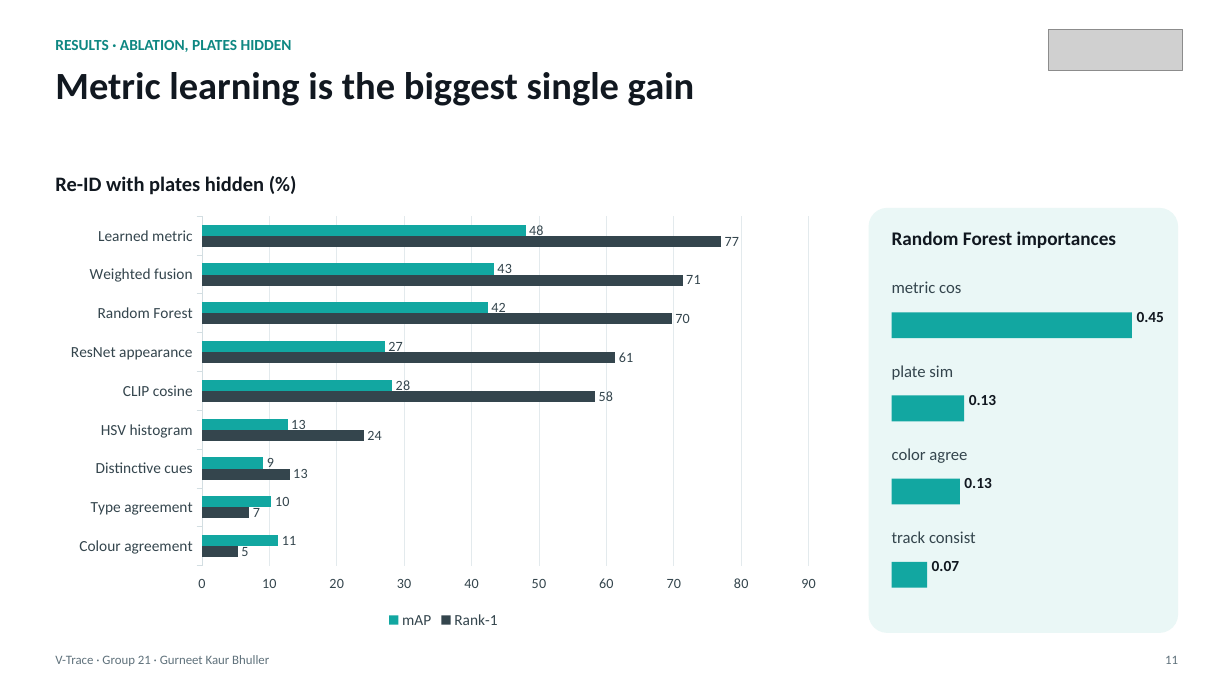
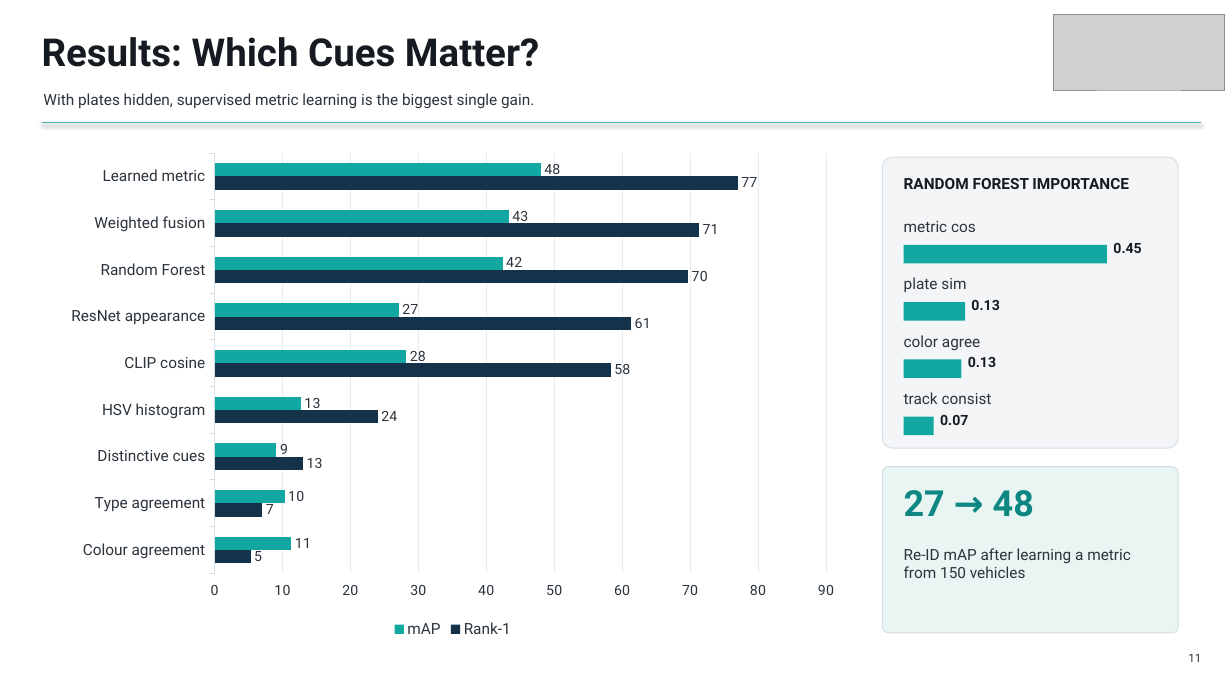
Before and after one commit to GurneetKB/V-Trace, a slide deck: slide 11 of deliverables/V-Trace_Final_Presentation.pptx. Drawn at 1232x693 pixels with LibreOffice and Linux fonts; fonts in the diff are those of the drawing; grey boxes stand for pictures. Boxes give left, top, right and bottom in pixels: in the first picture for what was removed or moved away, otherwise in the second. Text is boxed around its words. In the diff, an @@ line names an element or a change of style, - is before the commit and + after.

```diff
--- a/deliverables/V-Trace_Final_Presentation.pptx
+++ b/deliverables/V-Trace_Final_Presentation.pptx
@@ picture added at box(1054, 15, 1225, 90) @@
@@ text at box(42, 37, 539, 67): text changed; size 12 to 30 pt; font Calibri to Roboto; text colour #0E8782 to #161B22 @@
-RESULTS · ABLATION, PLATES HIDDEN
+Results: Which Cues Matter?
@@ picture removed at box(1049, 30, 1183, 70) @@
@@ text at box(43, 93, 534, 108): text changed; size 30 to 12 pt; font Calibri to Roboto; text colour #111820 to #2B333C; bold off @@
-Metric learning is the biggest single gain
+With plates hidden, supervised metric learning is the biggest single gain.
@@ line added from (42, 123) to (1202, 123), #4FB3AE 0.75 pt @@
@@ bar chart at box(55, 143, 850, 642) @@
@@ colour of Rank-1 #34454D to #15324B @@
@@ data labels of Rank-1 changed @@
@@ data labels of mAP changed @@
@@ category axis changed @@
@@ value axis changed @@
@@ lettering changed @@
@@ bar chart: place and size @@
-bar chart at box(55, 208, 832, 633)
+bar chart at box(55, 143, 850, 642)
@@ text removed at box(55, 176, 264, 195) @@
-Re-ID with plates hidden (%)
@@ rounded rectangle added at box(883, 157, 1178, 448), fill #F3F5F7, outline #D6DEE6 0.75 pt @@
@@ text at box(904, 178, 1129, 189): text changed; size 15 to 12 pt; font Calibri to Roboto; text colour #111820 to #161B22 @@
-Random Forest importances
+RANDOM FOREST IMPORTANCE
@@ rounded rectangle removed at box(869, 208, 1178, 633) @@
@@ text "metric cos": place and size @@
-text "metric cos" at box(892, 281, 961, 293)
+text "metric cos" at box(904, 221, 976, 232)
@@ text "0.45": place and size @@
-text "0.45" at box(1137, 312, 1164, 322)
+text "0.45" at box(1113, 243, 1141, 253)
@@ rectangle: place and size @@
-rectangle at box(892, 312, 1132, 338)
+rectangle at box(904, 245, 1107, 263)
@@ text "plate sim": place and size @@
-text "plate sim" at box(892, 365, 953, 380)
+text "plate sim" at box(904, 277, 966, 292)
@@ size 12 to 11 pt, font Calibri to Roboto, text colour #111820 to #161B22 in 4 elements at box(968, 357, 996, 367), box(1113, 243, 1141, 253), box(940, 415, 968, 425), box(971, 300, 999, 310) @@
@@ text "0.13": place and size @@
-text "0.13" at box(964, 478, 991, 488)
+text "0.13" at box(971, 300, 999, 310)
@@ rectangle added at box(904, 302, 965, 321), fill #12A7A1 @@
@@ text "color agree": place and size @@
-text "color agree" at box(892, 448, 967, 463)
+text "color agree" at box(904, 335, 980, 350)
@@ text "0.13": place and size @@
-text "0.13" at box(969, 395, 996, 405)
+text "0.13" at box(968, 357, 996, 367)
@@ size 13 to 12 pt, font Calibri to Roboto, text colour #34454D to #2B333C in 4 elements at box(904, 221, 976, 232), box(904, 277, 966, 292), box(904, 335, 980, 350), box(904, 392, 992, 404) @@
@@ text "track consist": place and size @@
-text "track consist" at box(892, 531, 976, 543)
+text "track consist" at box(904, 392, 992, 404)
@@ rectangle: place and size @@
-rectangle at box(892, 396, 964, 421)
+rectangle at box(904, 360, 961, 378)
@@ rectangle: place and size @@
-rectangle at box(892, 479, 960, 505)
+rectangle at box(904, 417, 933, 435)
@@ text "0.07": place and size @@
-text "0.07" at box(932, 561, 959, 571)
+text "0.07" at box(940, 415, 968, 425)
@@ rounded rectangle added at box(883, 467, 1178, 633), fill #E9F5F3, outline #D6DEE6 0.75 pt @@
@@ text added at box(904, 490, 1034, 517), 28 pt, text #0E8782, bold @@
+27 → 48
@@ rectangle removed at box(892, 562, 927, 588) @@
@@ text added at box(904, 548, 1131, 578), 12 pt, text #2B333C @@
+Re-ID mAP after learning a metric from 150 vehicles
@@ text removed at box(55, 655, 269, 666) @@
-V-Trace · Group 21 · Gurneet Kaur Bhuller
@@ text "11": place and size @@
-text "11" at box(1165, 656, 1178, 664)
+text "11" at box(1188, 654, 1201, 662)
@@ text "11" at box(1188, 654, 1201, 662): size 10 to 9 pt, font Calibri to Roboto, text colour #60727C to #2B333C @@
```
Also in this commit, not shown: 12 other slides changed, 4 slides added, 4 slides removed, 30 other files.
